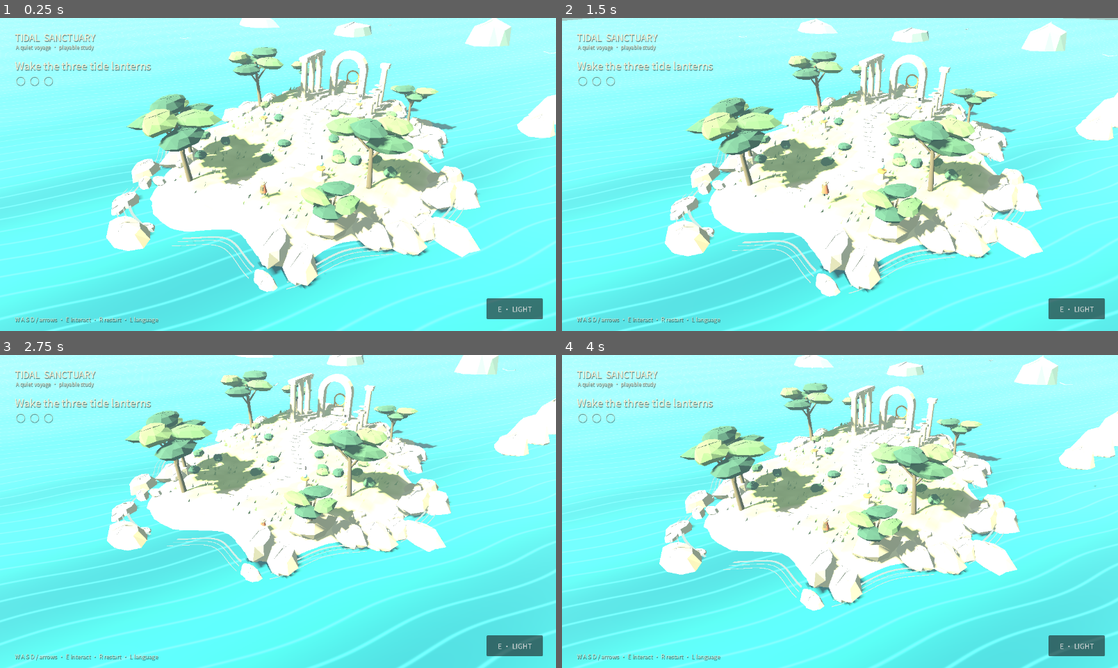
Above: before the commit, frames 1-4 (two rows, left to right).
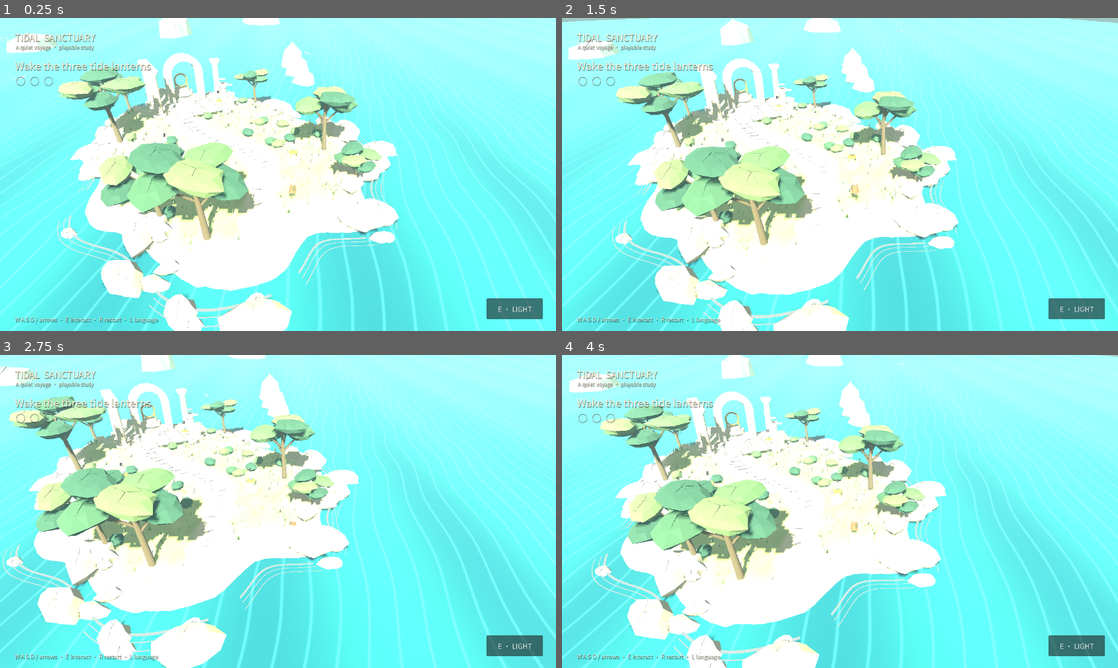
Above: after the commit, the same moments.

Repository: dcc-mcp/showcase
Game: Godot game, scene res://start.tscn
Two runs of this game, one before a commit and one after it. Both use one fixed random seed, a clock stepped at 60 frames per second and the inputs below.
Inputs (mouse positions are in pixels of both pictures, inside the frame that each line leads up to):
- Up to frame 1 (0.25 s): no input
- Up to frame 2 (1.5 s): click "E · LIGHT" at 0.5 s; tap Enter at 1.25 s; move the mouse to (962, 158) at 1.27 s; hold D from 1.28 s (still down); tap R at 1.35 s; click (962, 158) at 1.42 s
- Up to frame 3 (2.75 s): tap Space at 1.52, 1.82 s; tap E at 1.55 s; release D at 2 s; drag from (166, 527) to (250, 574) at 2.02 s
- Up to frame 4 (4 s): move the mouse to (895, 442) at 2.77 s; hold D 2.78-3.5 s; tap Space at 2.85 s; tap R at 3.05 s; drag from (812, 574) to (673, 464) at 3.52 s

The runs differ from the first frame. In frame 1, 44% of the frame differs, in the area x 0-100%, y 0-100%; in frame 2, 44%; in frame 3, 48%; in frame 4, 45%.

Commit message:
fix: align island controls and preserve native visual capture
Align camera-space movement, restore completion guidance, persist the beacon ending, and release touch input by finger ID. Reuse the unchanged bounded range downloader/tests from reviewed Showcase #42 at 858e8e0, keeping official pins. Capture native visuals before fetching Web templates; scope immutability to this recipe to avoid pre-existing gallery LFS normalization.

Diff:
--- a/scripts/godot_web/tidal-sanctuary/game/main.gd
+++ b/scripts/godot_web/tidal-sanctuary/game/main.gd
@@ -24,6 +24,7 @@
 var game_time := 0.0
 var save_time := 0.0
 var completed := false
+var beacon_awakened := false
 var capture := false
 var demo := false
 var demo_phase := 0
@@ -40,6 +41,7 @@
 var touch_move := Vector2.ZERO
 var touch_origin := Vector2.ZERO
 var touch_active := false
+var touch_index := -1
 var tip_until := 0.0
 var sea: MeshInstance3D
 var screenshot_index := 0
@@ -352,7 +354,7 @@
  box(Vector3(0,.57,.17),Vector3(.21,.28,.14),mat(Color("665e45")),avatar)
  for side in [-1,1]: box(Vector3(side*.1,.14,0),Vector3(.12,.28,.14),mat(Color("4a5650")),avatar)
  camera=Camera3D.new();camera.name="FollowCamera";camera.fov=52;camera.near=.18;camera.far=190;add_child(camera)
- camera.position=player.position+Vector3(10,12,15)
+ camera.position=player.position+Vector3(-10,12,15)
  camera.look_at(player.position+Vector3(0,.4,-2.0))
 
 func make_lanterns() -> void:
@@ -426,6 +428,8 @@
    print("TIDAL_LANTERN ",i)
    return
  if completed and player.position.distance_to(beacon.position)<2.7:
+  beacon_awakened=true
+  save_game()
   objective.text="You brought the light home" if language=="en" else "你带回了光"
   prompt.text="R  ·  Begin another quiet voyage" if language=="en" else "R · 再启一段宁静旅程"
 
@@ -435,11 +439,19 @@
   if event.keycode==KEY_R:reset_game()
   if event.keycode==KEY_L:language="zh" if language=="en" else "en";update_state()
   if event.keycode==KEY_H:ui_visible=not ui_visible;ui.visible=ui_visible
- if event is InputEventScreenTouch:
+ if event is InputEventScreenTouch and event.pressed and not touch_active:
   if event.position.x<get_viewport().get_visible_rect().size.x*.65:
-   touch_active=event.pressed;touch_origin=event.position
-   if not touch_active:touch_move=Vector2.ZERO
- if event is InputEventScreenDrag and touch_active:touch_move=(event.position-touch_origin).limit_length(70)/70
+   touch_active=true;touch_origin=event.position;touch_index=event.index
+
+func _input(event:InputEvent) -> void:
+ if event is InputEventScreenTouch and not event.pressed and event.index==touch_index:
+  touch_active=false;touch_move=Vector2.ZERO;touch_index=-1
+ elif event is InputEventScreenDrag and touch_active and event.index==touch_index:
+  touch_move=(event.position-touch_origin).limit_length(70)/70
+
+func _notification(what:int) -> void:
+ if what==NOTIFICATION_APPLICATION_FOCUS_OUT:
+  touch_active=false;touch_move=Vector2.ZERO;touch_index=-1
 
 func _physics_process(delta:float) -> void:
  if player==null:return
@@ -451,7 +463,11 @@
  if Input.is_physical_key_pressed(KEY_S) or Input.is_physical_key_pressed(KEY_DOWN):input.y+=1
  input+=touch_move
  input=input.limit_length()
- var move:=Vector3(input.x,0,input.y).rotated(Vector3.UP,-.58)
+ var right:=camera.global_basis.x
+ right.y=0;right=right.normalized()
+ var forward:=-camera.global_basis.z
+ forward.y=0;forward=forward.normalized()
+ var move:Vector3=(right*input.x-forward*input.y).normalized()*input.length()
  if demo:
   var target:Vector3=lantern_points[mini(demo_phase,2)] if demo_phase<3 else beacon.position
   var flat:=Vector3(target.x-player.position.x,0,target.z-player.position.z)
@@ -477,16 +493,22 @@
  if save_time>4:save_game();save_time=0
  # A high, collision-free diorama camera keeps the destination visible without orbit surprises.
  var aim:=player.position+Vector3(0,.5,-2.0)
- var desired:=player.position+Vector3(9.5,12.5,15)
+ var desired:=player.position+Vector3(-9.5,12.5,15)
  var portrait:=get_viewport().get_visible_rect().size.x/get_viewport().get_visible_rect().size.y<.85
- if portrait:desired=player.position+Vector3(7.8,15,17)
+ if portrait:desired=player.position+Vector3(-7.8,15,17)
  var ray:=PhysicsRayQueryParameters3D.create(aim,desired)
  ray.exclude=[player.get_rid()]
  var hit:=get_world_3d().direct_space_state.intersect_ray(ray)
  if not hit.is_empty():desired=hit.position+hit.normal*.55
  camera.position=camera.position.lerp(desired,1-exp(-delta*3.5))
  camera.look_at(aim)
- if game_time>tip_until and not completed:
+ if game_time>tip_until and completed:
+  if beacon_awakened:
+   objective.text="You brought the light home" if language=="en" else "你带回了光"
+   prompt.text="R · Begin another quiet voyage" if language=="en" else "R · 再启一段宁静旅程"
+  else:
+   prompt.text=("E · Return the light" if player.position.distance_to(beacon.position)<2.7 else "Return to the ring of light") if language=="en" else ("E · 归还光芒" if player.position.distance_to(beacon.position)<2.7 else "返回光之环")
+ elif game_time>tip_until:
   prompt.text=""
   for i in range(3):
    if not activated[i] and player.position.distance_to(lantern_points[i])<2.1:prompt.text="E  ·  Wake the tide lantern" if language=="en" else "E · 点亮潮汐灯"
@@ -495,6 +517,8 @@
  timer+=delta
  if objective:
   var width:=get_viewport().get_visible_rect().size.x
+  message.offset_top=-24 if width<600 else -38
+  message.offset_bottom=-2 if width<600 else -15
   objective.add_theme_font_size_override("font_size",19 if width<600 else 24)
   message.text=("Drag to move · Tap LIGHT" if language=="en" else "左侧拖动移动 · 轻触点亮") if width<600 else ("W A S D / arrows · E interact · R restart · L language" if language=="en" else "方向键移动 · E 互动 · R 重新开始 · L 语言")
   prompt.add_theme_font_size_override("font_size",15 if width<600 else 19)
@@ -522,7 +546,7 @@
 func save_game() -> void:
  if capture or demo:return
  var file:=FileAccess.open(SAVE_PATH,FileAccess.WRITE)
- if file:file.store_string(JSON.stringify({"schema":1,"activated":activated,"player":[player.position.x,player.position.y,player.position.z],"language":language}))
+ if file:file.store_string(JSON.stringify({"schema":1,"activated":activated,"player":[player.position.x,player.position.y,player.position.z],"language":language,"beacon_awakened":beacon_awakened}))
 
 func load_game() -> void:
  if not FileAccess.file_exists(SAVE_PATH):return
@@ -534,10 +558,11 @@
  var p=data.get("player",[])
  if p is Array and p.size()==3 and island_radius(float(p[0]),float(p[2]))<.86:
   player.position=Vector3(float(p[0]),maxf(float(p[1]),height_at(float(p[0]),float(p[2]))+.1),float(p[2]))
- language=str(data.get("language","en"))
+ language="zh" if data.get("language","en")=="zh" else "en"
+ beacon_awakened=bool(data.get("beacon_awakened",false)) and activated==[true,true,true]
 
 func reset_game() -> void:
- activated=[false,false,false];completed=false;player.position=Vector3(1.3,height_at(1.3,10)+.9,10);update_state();save_game()
+ activated=[false,false,false];completed=false;beacon_awakened=false;player.position=Vector3(1.3,height_at(1.3,10)+.9,10);update_state();save_game()
 
 func count_nodes(node:Node) -> int:
  var count:=1
Binary file changed: scripts/godot_web/tidal-sanctuary/game/sanctuary-font.otf
Not shown, changed: .github/workflows/tidal-sanctuary-preview.yml
Not shown, changed: scripts/godot_web/materialize_runtime.py
Not shown, changed: scripts/godot_web/test_materialize_runtime.py
Not shown, changed: scripts/godot_web/tidal-sanctuary/ci/README.md
